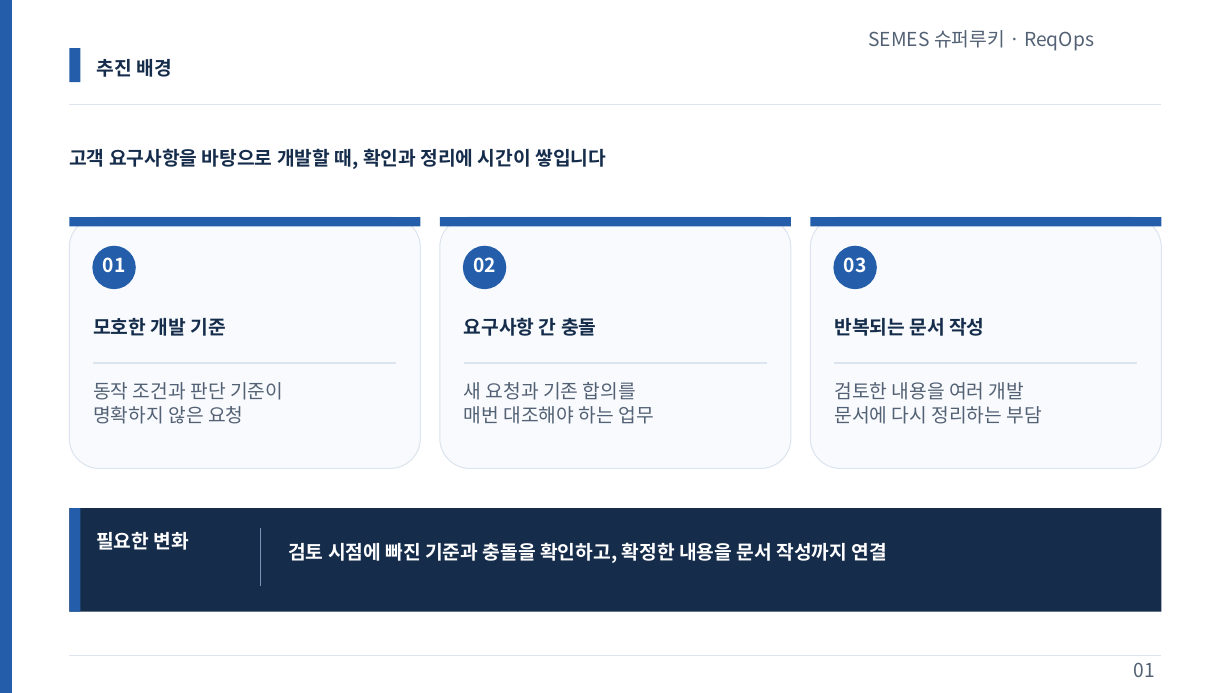
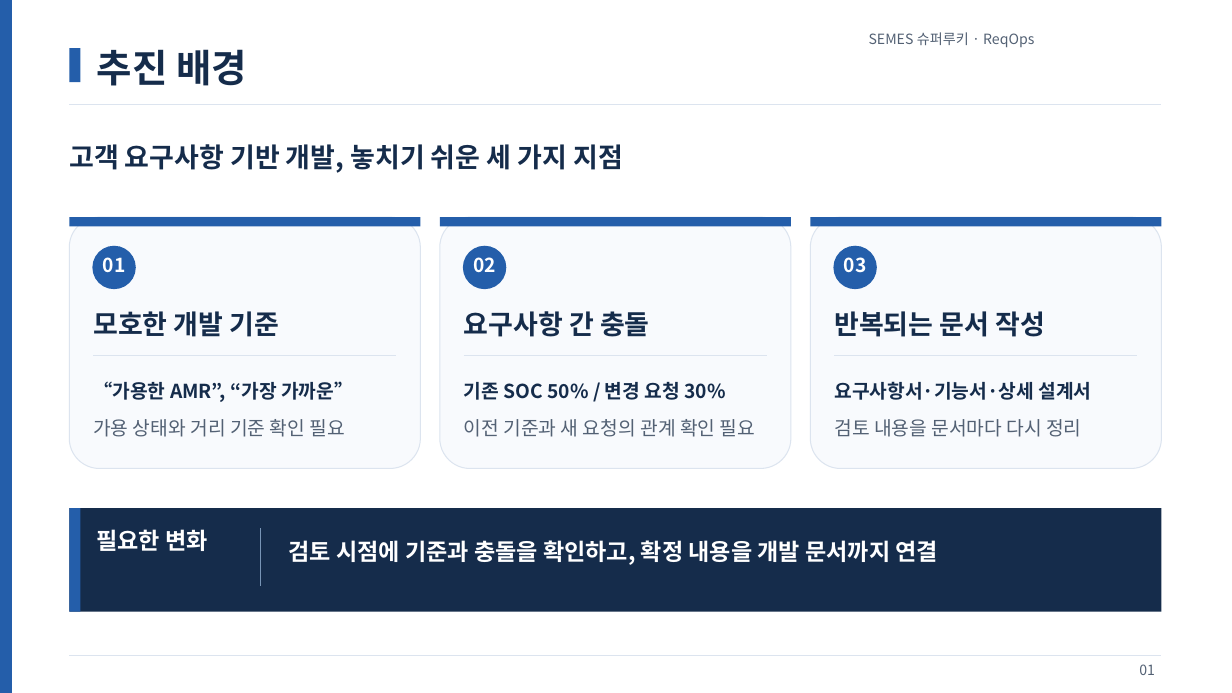
Before and after one commit to jihunhan98/semes-superrookie, a slide deck: slide 1 of docs/presentations/ReqOps_SuperRookie.pptx. Drawn at 1232x693 pixels with LibreOffice and Linux fonts; fonts in the diff are those of the drawing. Boxes give left, top, right and bottom in pixels: in the first picture for what was removed or moved away, otherwise in the second. Text is boxed around its words. In the diff, an @@ line names an element or a change of style, - is before the commit and + after.

Commit message:
docs: restore slide hierarchy and move examples to background

```diff
--- a/docs/presentations/ReqOps_SuperRookie.pptx
+++ b/docs/presentations/ReqOps_SuperRookie.pptx
@@ text "SEMES 슈퍼루키 · ReqOps" at <box>869,32,1034,47</box>: size 15 to 11 pt @@
@@ text "추진 배경" at <box>97,49,247,86</box>: size 15 to 30 pt @@
@@ text at <box>69,144,623,173</box>: text changed; size 15 to 21 pt @@
-고객 요구사항을 바탕으로 개발할 때, 확인과 정리에 시간이 쌓입니다
+고객 요구사항 기반 개발, 놓치기 쉬운 세 가지 지점
@@ size 15 to 21 pt in 3 elements at <box>93,311,279,337</box>, <box>464,311,650,337</box>, <box>834,311,1045,337</box> @@
@@ 3 lines: place and size @@
-3 lines at <box>93,363,1138,363</box>
+3 lines at <box>93,356,1138,356</box>
@@ text added at <box>93,381,353,402</box>, 15 pt, text #152C4B, bold @@
+“가용한 AMR”, “가장 가까운”
@@ text removed at <box>464,382,653,424</box> @@
-새 요청과 기존 합의를
-매번 대조해야 하는 업무
@@ text added at <box>464,382,726,400</box>, 15 pt, text #152C4B, bold @@
+기존 SOC 50% / 변경 요청 30%
@@ text added at <box>834,381,1092,400</box>, 15 pt, text #152C4B, bold @@
+요구사항서·기능서·상세 설계서
@@ text at <box>93,419,344,437</box>: text changed @@
-동작 조건과 판단 기준이
-명확하지 않은 요청
+가용 상태와 거리 기준 확인 필요
@@ text added at <box>464,419,755,437</box>, 15 pt, text #536174 @@
+이전 기준과 새 요청의 관계 확인 필요
@@ text at <box>834,419,1081,437</box>: text changed @@
-검토한 내용을 여러 개발
-문서에 다시 정리하는 부담
+검토 내용을 문서마다 다시 정리
@@ text "필요한 변화" at <box>96,529,208,551</box>: size 15 to 18 pt @@
@@ text at <box>288,540,939,565</box>: text changed; size 15 to 18 pt @@
-검토 시점에 빠진 기준과 충돌을 확인하고, 확정한 내용을 문서 작성까지 연결
+검토 시점에 기준과 충돌을 확인하고, 확정 내용을 개발 문서까지 연결
@@ text "01" at <box>1139,664,1155,675</box>: size 15 to 11 pt @@
```
Also in this commit, not shown: 9 other slides changed.
